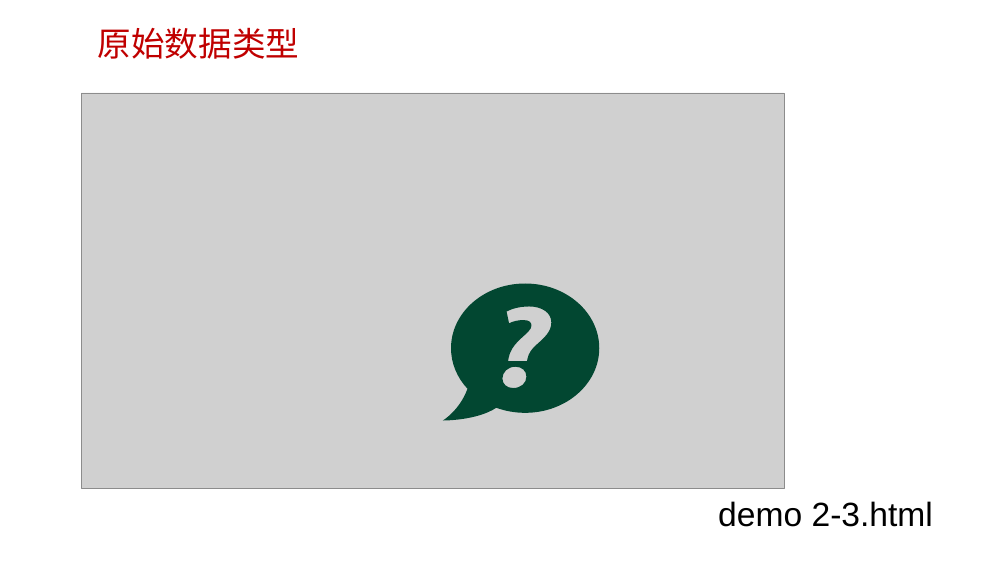
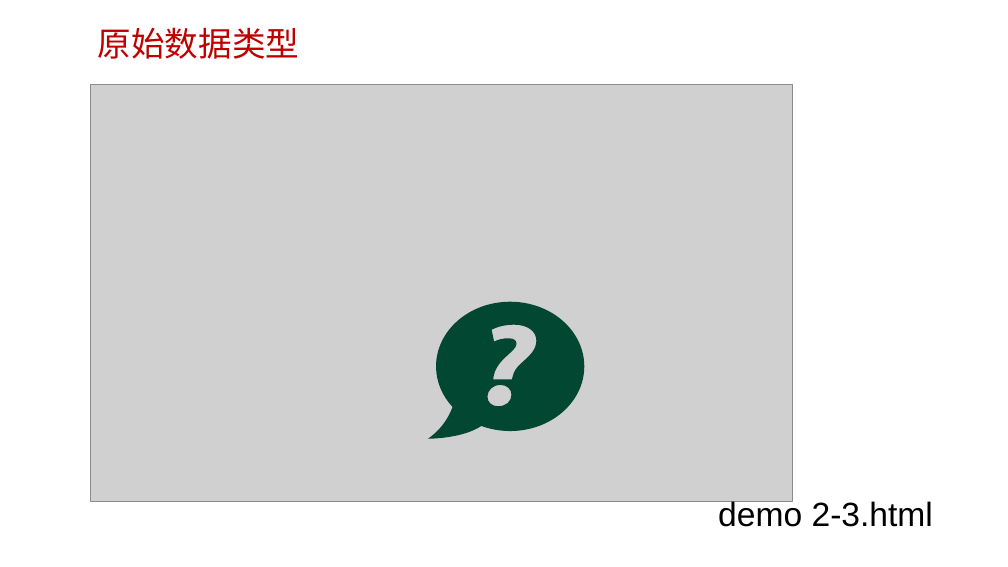
Before and after one commit to edu2act/course-web2, a slide deck: slide 16 of materials/slides/第二章 JavaScript基础语法.pptx. Drawn at 1008x567 pixels with LibreOffice and Linux fonts; fonts in the diff are those of the drawing; grey boxes stand for pictures; background and template pictures are left out. Boxes give left, top, right and bottom in pixels: in the first picture for what was removed or moved away, otherwise in the second. Text is boxed around its words. In the diff, an @@ line names an element or a change of style, - is before the commit and + after.

```diff
--- a/materials/slides/第二章 JavaScript基础语法.pptx
+++ b/materials/slides/第二章 JavaScript基础语法.pptx
@@ picture: place and size @@
-picture at (82, 93, 785, 488)
+picture at (90, 85, 792, 502)
@@ freeform shape: place and size @@
-freeform shape at (443, 284, 600, 421)
+freeform shape at (428, 302, 585, 439)
```
Also in this commit, not shown: 3 other slides changed, 1 other file.
